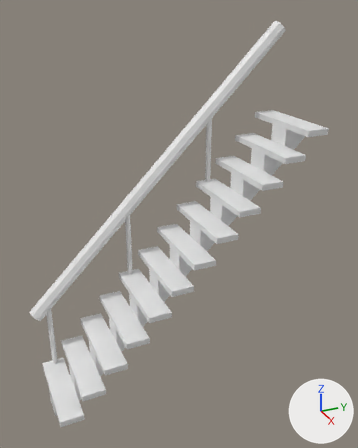
Renders of the FBX model Unity/CleanupCrewV2/CleanupCrewV2/Assets/Resources/Models/Stairs.FBX from each side of a commit.
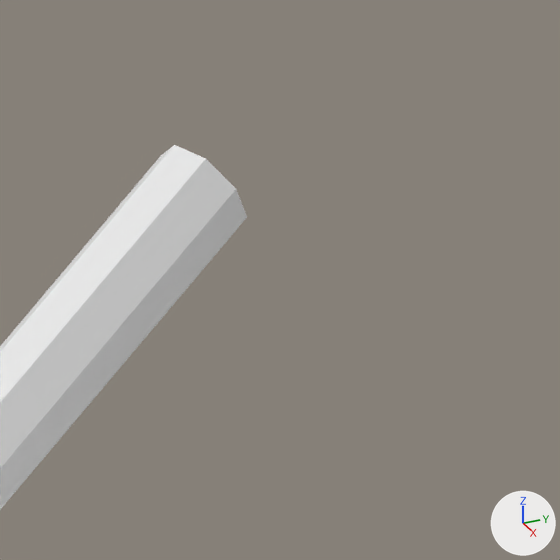
Each version is shown whole from a 50 mm lens placed at (-0.3125, -0.4491, 0.1331), pointed at (-0.4536, -0.3856, 0.0625), then close up on the part from 70% to 92% of the width and 0% to 18% of the height. Arrows for +X, +Y and +Z are at lower right; the lights stay in place. Where no turn or scale is listed for an object, it has been applied to the vertices.

In view in the first close-up: 'StraightStair001'.
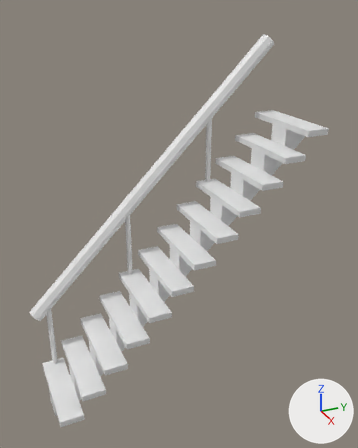
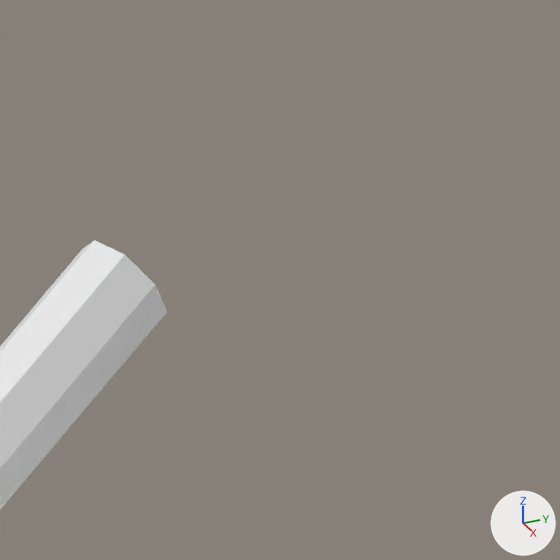
Boxes [x1, y1, x2, y2] around the edits, measured in the close-ups (560 x 560 px):
'StraightStair001', reshaped: before [0, 145, 247, 510]; after [0, 240, 167, 510]

The edits, one by one:
me_mesh has 274 vertices, 480 faces and spans x -0.0027..0.0316, y 0.006..0.105, z 0.0..0.1258.
me_mesh is used by ob_straightstair001; location (-0.46907, -0.44301, -0.00013).
Before the commit, vertices of me_mesh: 158 (0.0027, 0.1031, 0.1239) at pixel (236, 188), 159 (0.0019, 0.1017, 0.1253) at pixel (205, 158), 160 (0.0, 0.1012, 0.1258) at pixel (174, 144), 161 (-0.0019, 0.1017, 0.1253) at pixel (161, 155), 162 (-0.0027, 0.1031, 0.1239).
Before the commit, vertices of me_mesh: 163 (-0.0019, 0.1045, 0.1226), 164 (0.0, 0.105, 0.122), 165 (0.0019, 0.1045, 0.1226) at pixel (247, 217).
Part 1, on me_mesh:
Vertices 158 to 165 of me_mesh move by (0.0, -0.0043, -0.0043).
